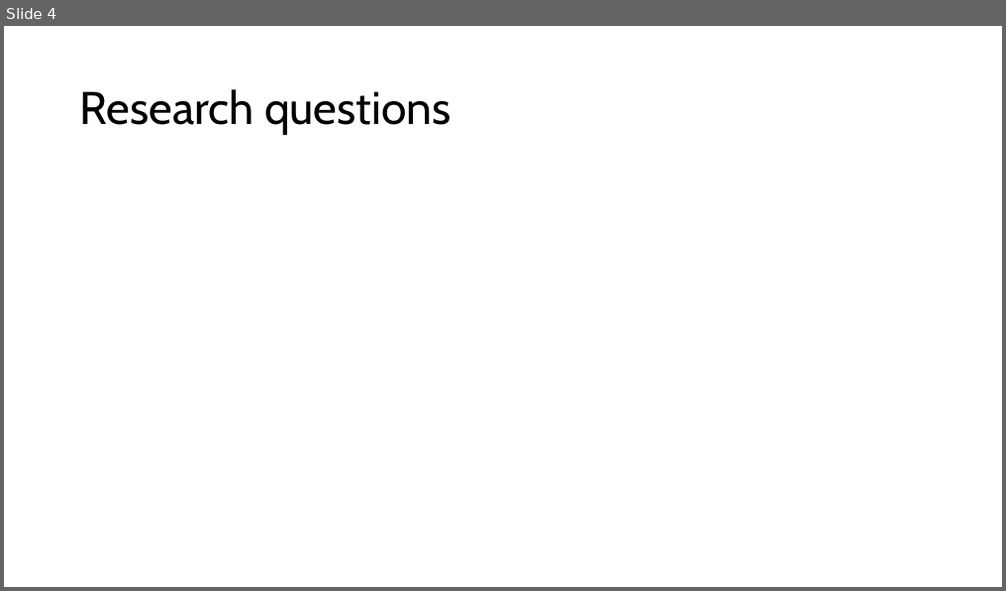
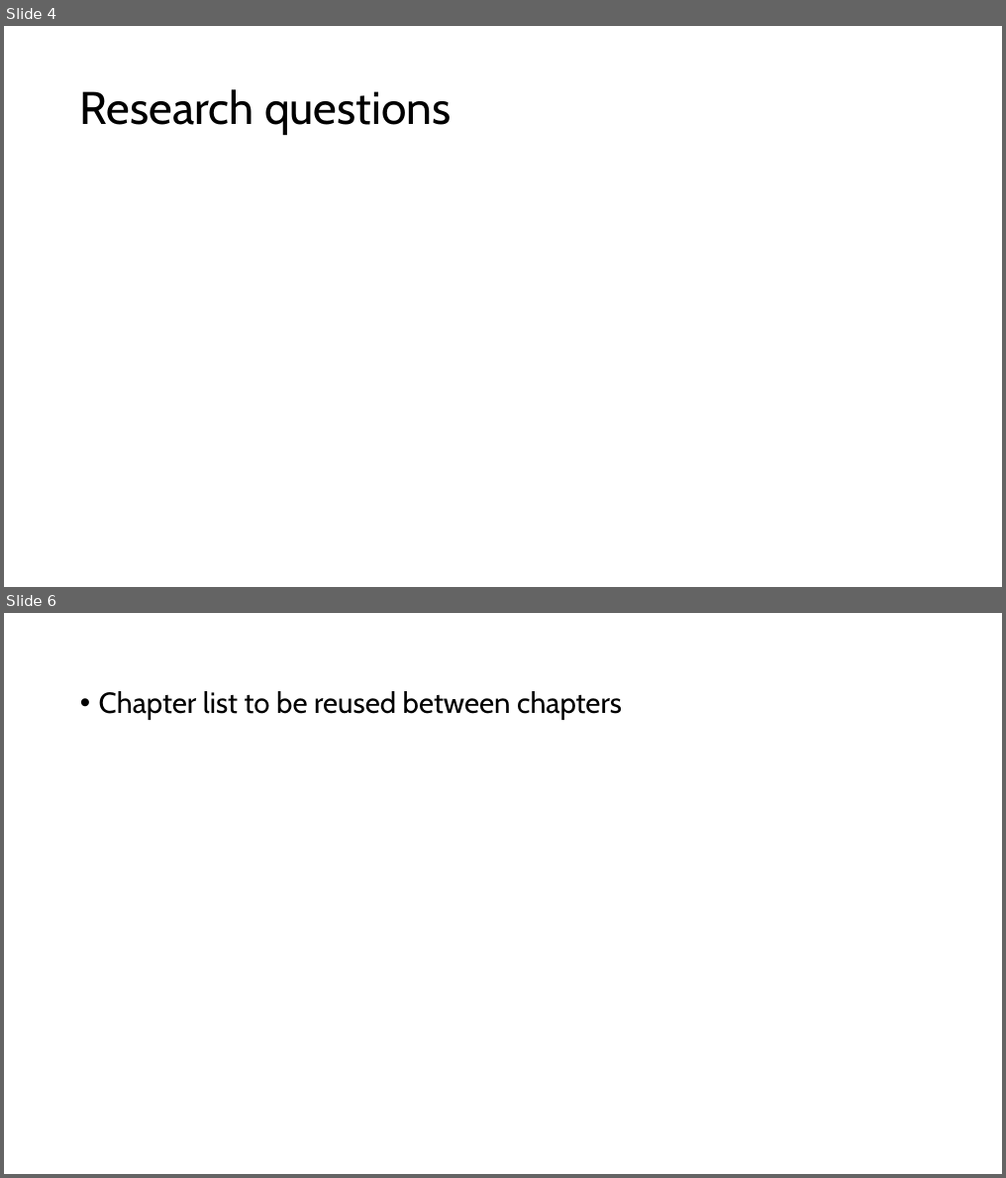
Before and after one commit to sim-jean/PhDissertation, a slide deck: PhDefense_SJ.pptx. Shown one above the other, each under a label of ours: slide 4 before the commit, slides 4 and 6 after it; the slides between them are not shown. The pictures are 1006x591 and 1006x1178 pixels, drawn with LibreOffice and Linux fonts; fonts in the diff are those of the drawing. Boxes give left, top, right and bottom in pixels: in the first picture for what was removed or moved away, otherwise in the second. Text is boxed around its words. In the diff, an @@ line names an element or a change of style, - is before the commit and + after.

```diff
--- a/PhDefense_SJ.pptx
+++ b/PhDefense_SJ.pptx
@@ slide 6 added at (4,613,1002,1174), background #FFFFFF @@
@@ text added at (99,691,622,720), 28 pt, text #000000 @@
+• Chapter list to be reused between chapters
```
Also in this commit, not shown: 1 slide changed, 1 other slide added, 1 slide removed.
